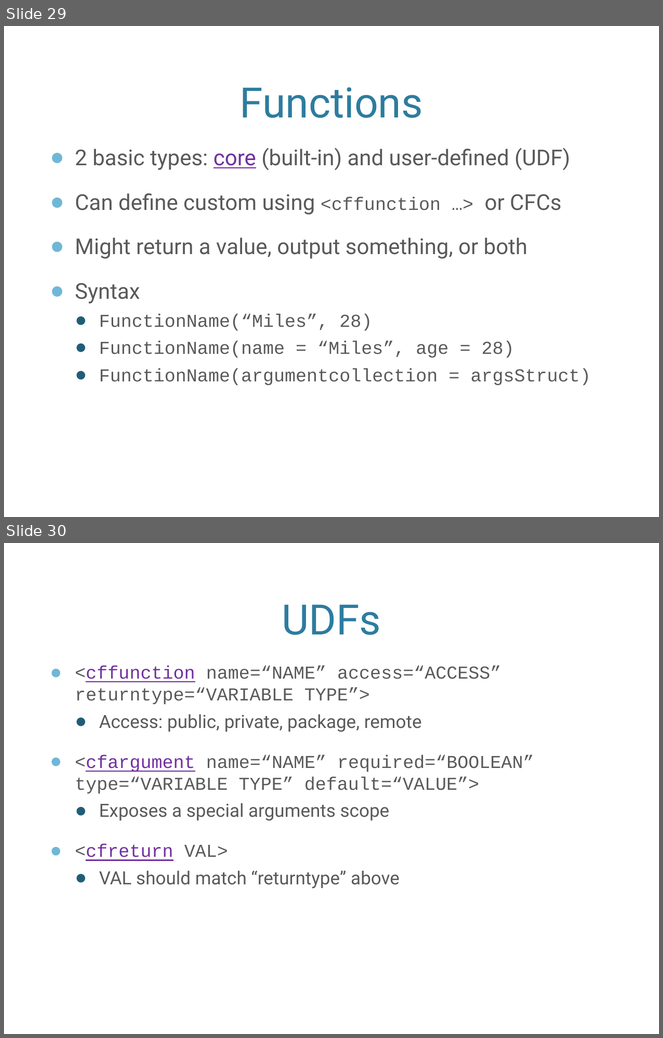
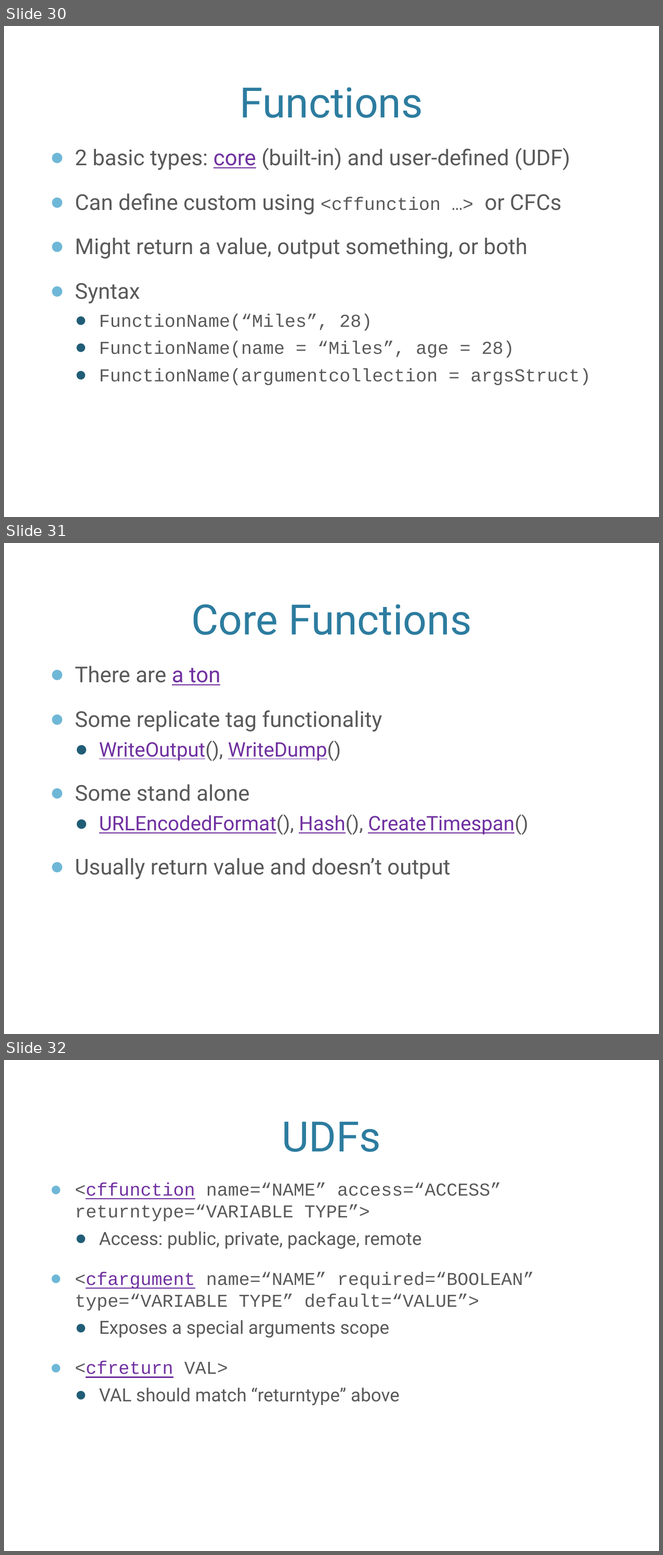
Before and after one commit to awayken/2011sdcodecamp, a slide deck: presentation.pptx. Shown one above the other, each under a label of ours: slides 29 and 30 before the commit, slides 30, 31 and 32 after it. The pictures are 663x1038 and 663x1555 pixels, drawn with LibreOffice and Linux fonts; fonts in the diff are those of the drawing; background and template pictures are left out. Boxes give left, top, right and bottom in pixels: in the first picture for what was removed or moved away, otherwise in the second. Text is boxed around its words. In the diff, an @@ line names an element or a change of style, - is before the commit and + after.

Commit message:
Added more function-related stuff to 04

```diff
--- a/presentation.pptx
+++ b/presentation.pptx
@@ slide 31 added at (4, 543, 659, 1034), background picture (left out) @@
@@ title added at (191, 604, 471, 635), 46 pt, text #2C7C9F @@
+Core Functions
@@ text added at (75, 666, 528, 879), 24 pt, text #595959 @@
+● There are a ton
+● Some replicate tag functionality
+  ● WriteOutput(), WriteDump()
+● Some stand alone
+  ● URLEncodedFormat(), Hash(), CreateTimespan()
+● Usually return value and doesn’t output
@@ what was slide 29 is now slide 30 @@
@@ what was slide 30 is now slide 32 @@
```
Also in this commit, not shown: 1 other slide added, 11 other files.
